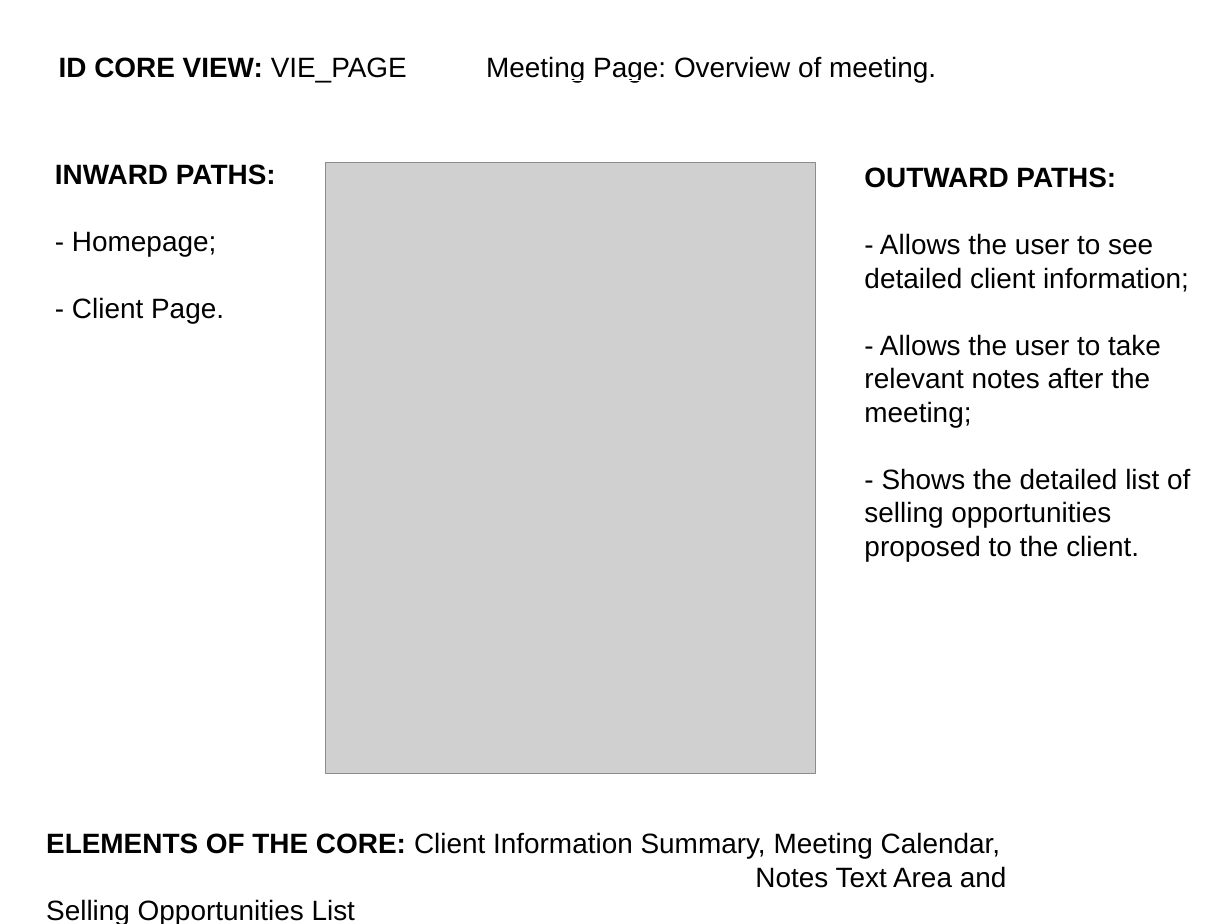
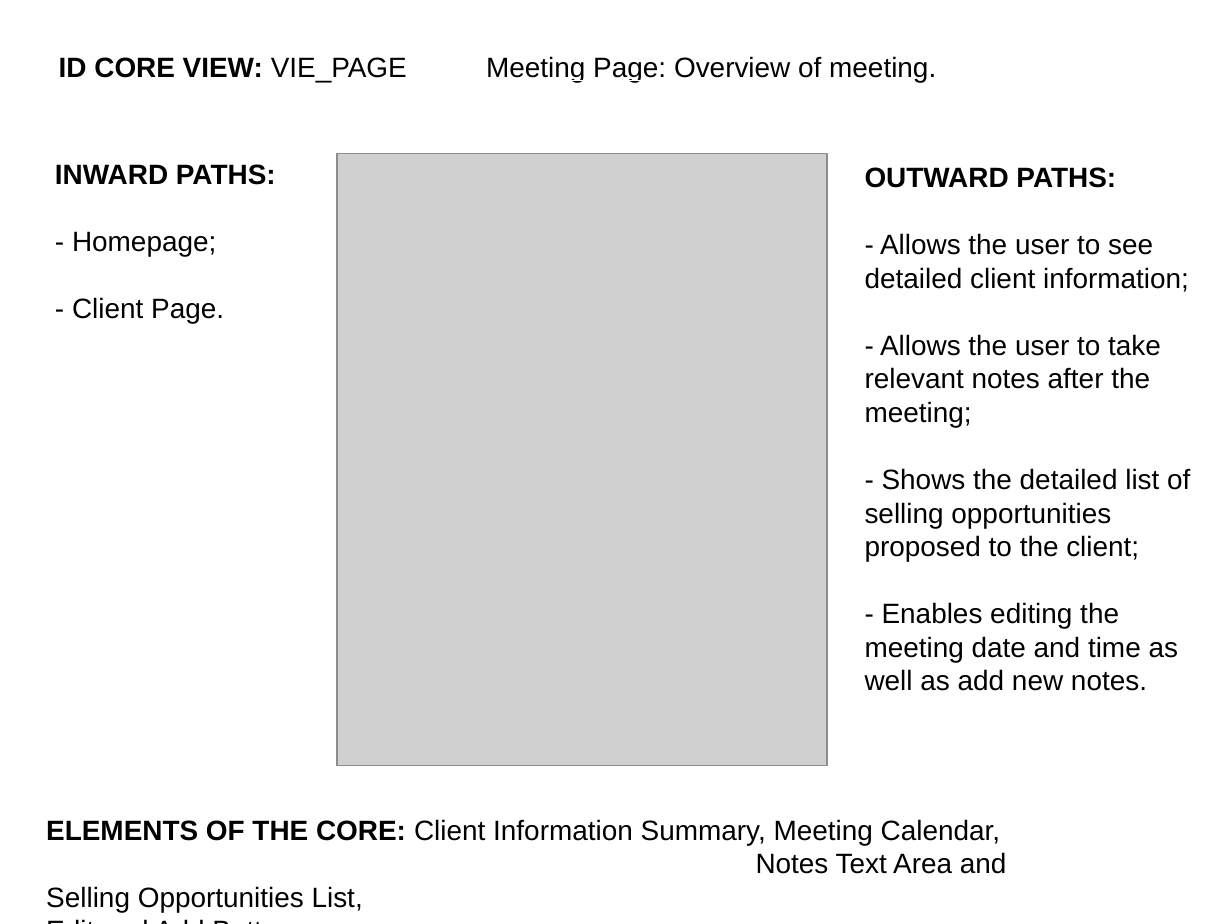
Before and after one commit to FilipaRamos/SalesRep-Force-Automation, a slide deck: slide 4 of specification/core views/sinf_views.pptx. Drawn at 1232x924 pixels with LibreOffice and Linux fonts; fonts in the diff are those of the drawing; grey boxes stand for pictures. Boxes give left, top, right and bottom in pixels: in the first picture for what was removed or moved away, otherwise in the second. Text is boxed around its words. In the diff, an @@ line names an element or a change of style, - is before the commit and + after.

```diff
--- a/specification/core views/sinf_views.pptx
+++ b/specification/core views/sinf_views.pptx
@@ picture: place and size @@
-picture at (325,163,815,775)
+picture at (338,153,828,766)
@@ text at (865,468,1190,691): text changed @@
-- Shows the detailed list of selling opportunities proposed to the client.
+- Shows the detailed list of selling opportunities proposed to the client;
+- Enables editing the meeting date and time as well as add new notes.
@@ text "ELEMENTS OF THE CORE: Client ...": place and size @@
-text "ELEMENTS OF THE CORE: Client ..." at (46,832,1007,924)
+text "ELEMENTS OF THE CORE: Client ..." at (46,819,1007,912)
@@ text at (46,852,1007,912): text changed @@
-Notes Text Area and Selling Opportunities List
+Notes Text Area and Selling Opportunities List, Edit and Add Buttons
```
Also in this commit, not shown: 5 other slides changed, 2 slides added, 6 other files.
